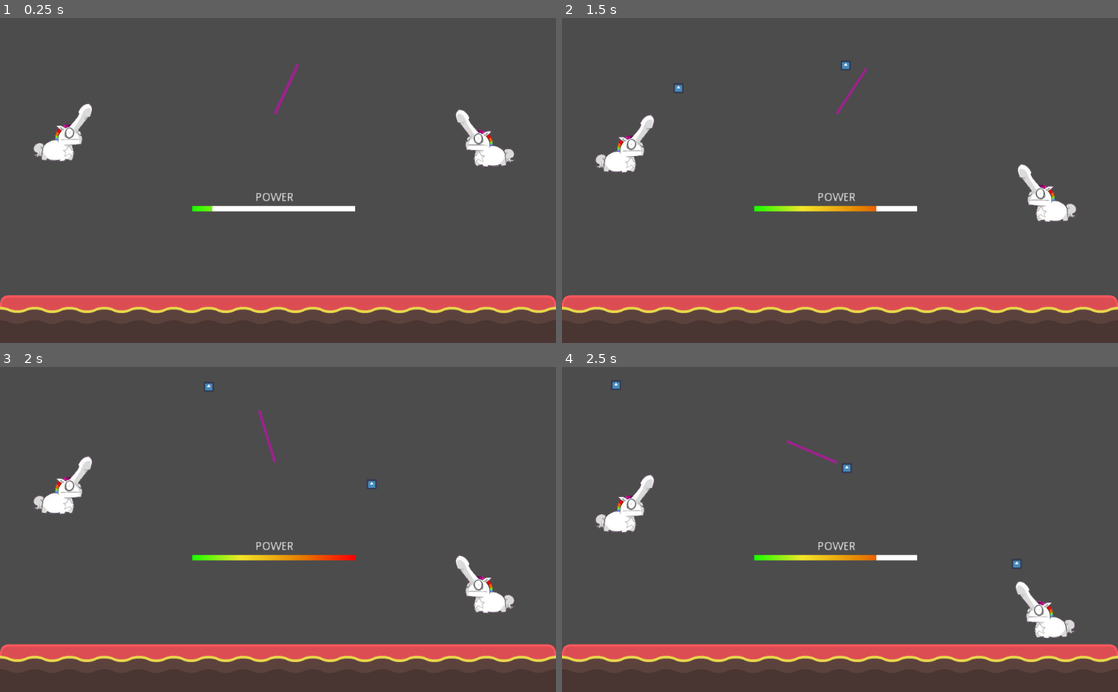
Above: before the commit, frames 1-4 (two rows, left to right).
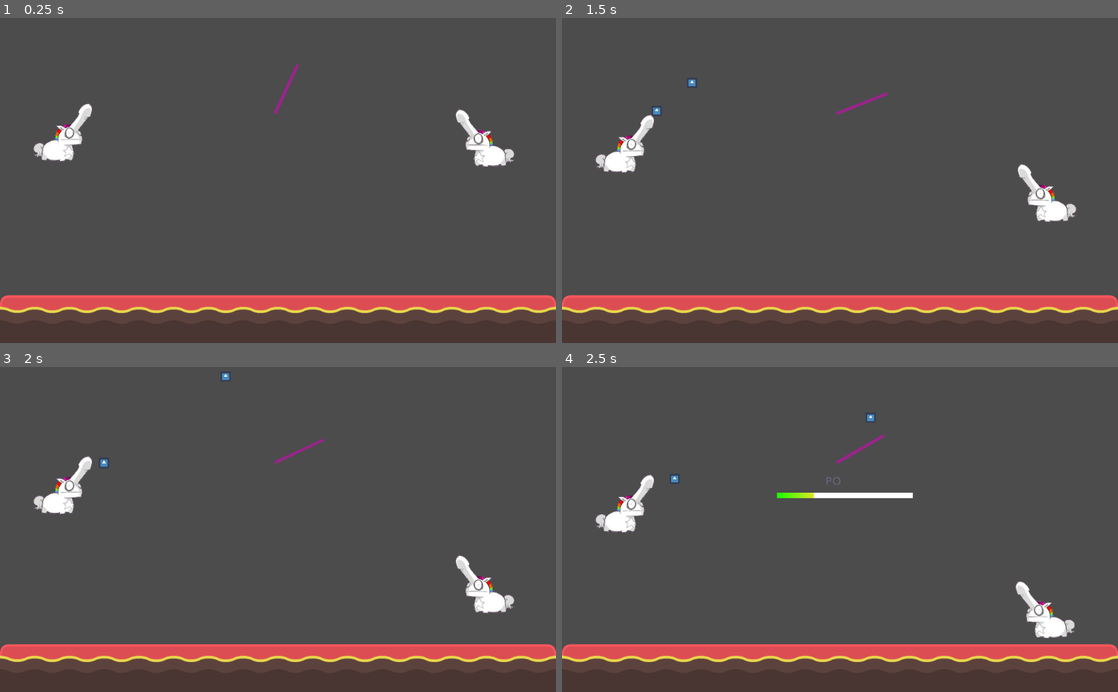
Above: after the commit, the same moments.

Repository: Vrzasq/unicorn_wars
Game: Godot game, scene res://demo/Demo.tscn
Same seed, same stepped clock (60 frames per second), same inputs: the game is played once before the commit and once after it. The project has no main scene, so this scene is started directly. The engine's default icon, where the game draws it, is replaced by a stand-in: a white triangle on a blue panel in a dark square.
Inputs (mouse positions are in pixels of both pictures, inside the frame that each line leads up to):
- Up to frame 1 (0.25 s): no input
- Up to frame 2 (1.5 s): tap Enter (ui_accept) at 0.5, 0.77 s; move the mouse to (962, 164) at 0.52 s; press the mouse at (962, 164) at 0.53 s; move the mouse to (728, 196) at 1.27 s; release the mouse at (728, 196) at 1.28 s; click (728, 196) at 1.35 s
- Up to frame 3 (2 s): tap Enter (ui_accept) at 1.52 s
- Up to frame 4 (2.5 s): move the mouse to (895, 458) at 2.02 s; press the mouse at (895, 458) at 2.03 s

The runs differ from the first frame. In frame 1, 0.7% of the frame differs, in the area x 34-64%, y 53-60%; in frame 2, 0.9%; in frame 3, 0.9%; in frame 4, 1.4%, in the area x 9-83%, y 4-62%.

Commit message:
add power indicato to demo scene

Diff:
--- a/demo/Demo.tscn
+++ b/demo/Demo.tscn
@@ -3,10 +3,10 @@
 [ext_resource path="res://demo/tilesheet.png" type="Texture" id=1]
 [ext_resource path="res://assets/unicorn/unicorn.png" type="Texture" id=2]
 [ext_resource path="res://demo/Player.gd" type="Script" id=3]
-[ext_resource path="res://demo/bullet.tscn" type="PackedScene" id=4]
-[ext_resource path="res://bouncy_material.tres" type="PhysicsMaterial" id=5]
-[ext_resource path="res://demo/ShotIndicator.gd" type="Script" id=6]
-[ext_resource path="res://scenes/ui/power_indicator.tscn" type="PackedScene" id=7]
+[ext_resource path="res://scenes/ui/power_indicator/power_indicator.tscn" type="PackedScene" id=4]
+[ext_resource path="res://demo/bullet.tscn" type="PackedScene" id=5]
+[ext_resource path="res://bouncy_material.tres" type="PhysicsMaterial" id=6]
+[ext_resource path="res://demo/ShotIndicator.gd" type="Script" id=7]
 
 [sub_resource type="ConvexPolygonShape2D" id=1]
 points = PoolVector2Array( 0, 0, 64, 0, 64, 64, 0, 64 )
@@ -250,18 +250,22 @@
 shape = SubResource( 22 )
 
 [node name="Player1" type="RigidBody2D" parent="."]
+editor/display_folded = true
 position = Vector2( 115.56, 208.34 )
 mass = 10.0
 script = ExtResource( 3 )
 __meta__ = {
 "_edit_group_": true
 }
-BulletScene = ExtResource( 4 )
+PowerIndicatorScene = ExtResource( 4 )
+power_indicator_placeholder_path = NodePath("../HUD/PowerIndicatorPlaceholder")
+BulletScene = ExtResource( 5 )
 bullet_container_path = NodePath("../Bullets")
 other_player_node_path = NodePath("../Player2")
-shot_power = 500
+max_shot_power = 1000
 starting_position_path = NodePath("../PlayersInitialPosition/Player1StatringPosition")
 shot_indicator_path = NodePath("../HUD/ShotIndicator")
+hud_path = NodePath("../HUD")
 
 [node name="Sprite" type="Sprite" parent="Player1"]
 scale = Vector2( -0.25, 0.25 )
@@ -341,5 +345,5 @@
 default_color = Color( 0.615686, 0.141176, 0.552941, 1 )
 texture_mode = 1717527925
 
-[node name="PowerIndicator" parent="HUD" instance=ExtResource( 7 )]
-position = Vector2( 353.685, 347.369 )
+[node name="PowerIndicatorPlaceholder" type="Node2D" parent="HUD"]
+position = Vector2( 396.317, 232.106 )
--- a/demo/Player.gd
+++ b/demo/Player.gd
@@ -1,29 +1,44 @@
 extends RigidBody2D
 
 
+export(PackedScene) var PowerIndicatorScene
+export(NodePath) var power_indicator_placeholder_path
 export(PackedScene) var BulletScene
 export(NodePath) var bullet_container_path
 export(NodePath) var other_player_node_path
-export(int) var shot_power
+export(int) var max_shot_power
 export(NodePath) var starting_position_path
 export(NodePath) var shot_indicator_path
+export(NodePath) var hud_path
 
 var other_player: RigidBody2D
 var starting_position: Node2D
 var reset_state := false
 var shot_indicator : ShotIndicator
+var hud : Node
+var power_indicator_placeholder : Node2D
+var power_indicator : PowerIndicator
 
 func _ready() -> void:
     shot_indicator = get_node(shot_indicator_path)
     other_player = get_node(other_player_node_path) as RigidBody2D
     starting_position = get_node(starting_position_path) as Node2D
     starting_position.transform = transform
+    hud = get_node(hud_path)
+    power_indicator_placeholder = get_node(power_indicator_placeholder_path)
+
 
 
 func _input(event: InputEvent) -> void:
     if event is InputEventMouseButton:
         if event.is_action_pressed("shot"):
+            shot_indicator.stop()
+            display_power_indicator()
+
+        if event.is_action_released("shot"):
             shot_bullet()
+            hide_power_indicator()
+            shot_indicator.start()
 
     if event.is_action_pressed("ui_accept"):
         reset_state = true
@@ -33,7 +48,8 @@
     var bullet: RigidBody2D = create_bullet()
     var bullet_container = get_node(bullet_container_path)
     bullet_container.add_child(bullet)
-    bullet.apply_central_impulse(Vector2(shot_power, -shot_power) * shot_indicator.get_direction())
+    var power = max_shot_power * power_indicator.get_power_ratio()
+    bullet.apply_central_impulse(Vector2(power, -power) * shot_indicator.get_direction())
     print("shot")
 
 
@@ -56,3 +72,13 @@
     state.transform = starting_position.transform
     state.linear_velocity = Vector2.ZERO
     state.angular_velocity = 0.0
+
+
+func display_power_indicator() -> void:
+    power_indicator = PowerIndicatorScene.instance() as Node2D
+    power_indicator.position = power_indicator_placeholder.position
+    hud.add_child(power_indicator)
+
+
+func hide_power_indicator() -> void:
+    power_indicator.queue_free()
--- a/demo/ShotIndicator.gd
+++ b/demo/ShotIndicator.gd
@@ -4,6 +4,8 @@
 
 export(int) var line_length = 100
 export(int) var rotation_amount = 5
+export(bool) var is_running = true
+
 var line : Line2D
 
 
@@ -12,10 +14,19 @@
 
 
 func _process(delta: float) -> void:
-    line.rotation_degrees += delta * rotation_amount
+    if is_running:
+        line.rotation_degrees += delta * rotation_amount
 
     if line.rotation_degrees >= 90 || line.rotation_degrees <= -90:
         rotation_amount *= -1
+
+
+func start() -> void:
+    is_running = true
+
+
+func stop() -> void:
+    is_running = false
 
 
 func get_direction() -> Vector2:
--- a/project.godot
+++ b/project.godot
@@ -12,7 +12,7 @@
 "base": "Node2D",
 "class": "PowerIndicator",
 "language": "GDScript",
-"path": "res://scenes/ui/power_indicator.gd"
+"path": "res://scenes/ui/power_indicator/power_indicator.gd"
 }, {
 "base": "Node2D",
 "class": "ShotIndicator",
--- a/scenes/ui/power_indicator.gd
+++ b/scenes/ui/power_indicator/power_indicator.gd
@@ -12,12 +12,16 @@
 
 
 func _process(delta: float) -> void:
-    update_progress_bar(delta)
+    _update_progress_bar(delta)
 
 
-func update_progress_bar(delta : float) -> void:
+func _update_progress_bar(delta : float) -> void:
     progress_bar.value += delta * growth_multiplayer
 
-    if (progress_bar.value >= progress_bar.max_value
+    if (progress_bar.value >= progress_bar.max_value \
         || progress_bar.value <= progress_bar.min_value):
         growth_multiplayer *= -1
+
+
+func get_power_ratio() -> float:
+    return progress_bar.value
--- a/scenes/ui/power_indicator.tscn
+++ b/scenes/ui/power_indicator/power_indicator.tscn
@@ -1,6 +1,7 @@
-[gd_scene load_steps=6 format=2]
+[gd_scene load_steps=7 format=2]
 
-[ext_resource path="res://scenes/ui/power_indicator.gd" type="Script" id=1]
+[ext_resource path="res://scenes/ui/power_indicator/power_indicator.gd" type="Script" id=1]
+[ext_resource path="res://scenes/ui/power_indicator/power_label_animation.tres" type="Animation" id=2]
 
 [sub_resource type="Gradient" id=1]
 offsets = PoolRealArray( 1 )
@@ -8,7 +9,7 @@
 
 [sub_resource type="GradientTexture" id=2]
 gradient = SubResource( 1 )
-width = 300
+width = 250
 
 [sub_resource type="Gradient" id=3]
 offsets = PoolRealArray( 0, 0.295858, 0.674556, 1 )
@@ -16,27 +17,34 @@
 
 [sub_resource type="GradientTexture" id=4]
 gradient = SubResource( 3 )
-width = 300
+width = 250
 
 [node name="PowerIndicator" type="Node2D"]
+position = Vector2( 382.757, 282.534 )
 script = ExtResource( 1 )
-growth_multiplayer = 0.5
+growth_multiplayer = 0.6
 
 [node name="Label" type="Label" parent="."]
-margin_left = 48.7601
-margin_top = -26.0974
-margin_right = 186.76
-margin_bottom = -12.0974
+margin_left = 21.9249
+margin_top = -31.415
+margin_right = 159.925
+margin_bottom = -17.415
 rect_scale = Vector2( 1.5, 1.5 )
+custom_colors/font_color = Color( 1, 0, 0, 1 )
 text = "POWER"
 align = 1
 valign = 1
 
 [node name="TextureProgress" type="TextureProgress" parent="."]
-margin_right = 2048.0
+margin_left = -1.52588e-005
+margin_right = 250.0
 margin_bottom = 1.0
 rect_scale = Vector2( 1, 10 )
 max_value = 1.0
 step = 0.0
 texture_under = SubResource( 2 )
 texture_progress = SubResource( 4 )
+
+[node name="AnimationPlayer" type="AnimationPlayer" parent="."]
+autoplay = "PowerLabelAnimation"
+anims/PowerLabelAnimation = ExtResource( 2 )
--- /dev/null
+++ b/scenes/ui/power_indicator/power_label_animation.tres
@@ -0,0 +1,30 @@
+[gd_resource type="Animation" format=2]
+
+[resource]
+resource_name = "PowerLabelAnimation"
+length = 1.6
+loop = true
+tracks/0/type = "value"
+tracks/0/path = NodePath("Label:visible_characters")
+tracks/0/interp = 1
+tracks/0/loop_wrap = true
+tracks/0/imported = false
+tracks/0/enabled = true
+tracks/0/keys = {
+"times": PoolRealArray( 0, 0.2, 0.4, 0.6, 0.8, 1, 1.4 ),
+"transitions": PoolRealArray( 1, 1, 1, 1, 1, 1, 1 ),
+"update": 0,
+"values": [ 0, 1, 2, 3, 4, 5, 5 ]
+}
+tracks/1/type = "value"
+tracks/1/path = NodePath("Label:custom_colors/font_color")
+tracks/1/interp = 1
+tracks/1/loop_wrap = true
+tracks/1/imported = false
+tracks/1/enabled = true
+tracks/1/keys = {
+"times": PoolRealArray( 0, 1, 1.6 ),
+"transitions": PoolRealArray( 1, 1, 1 ),
+"update": 0,
+"values": [ Color( 0.0117647, 0.862745, 1, 1 ), Color( 1, 0, 0, 1 ), Color( 0.00392157, 0.87451, 0.529412, 1 ) ]
+}
Not shown: 4 places in demo/Demo.tscn that only renumber resources
